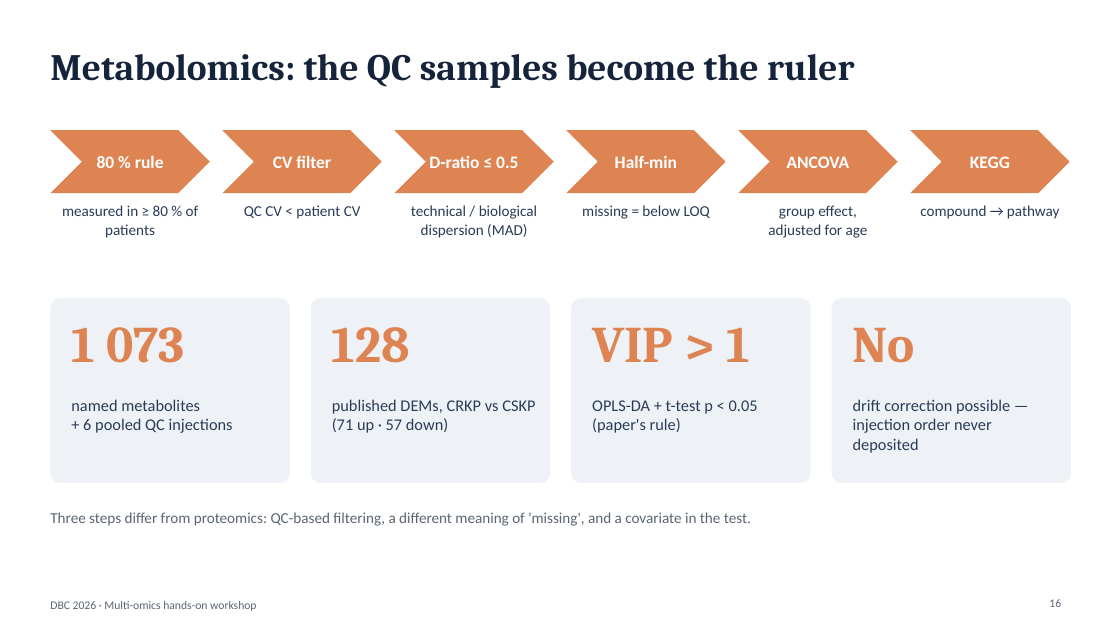
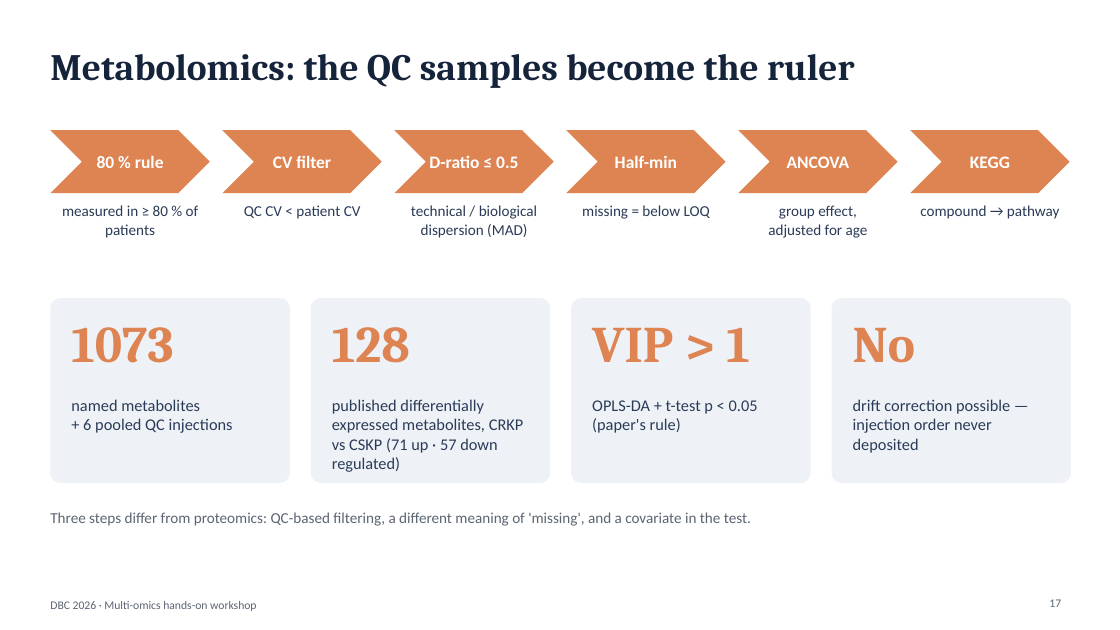
Before and after one commit to biosustain/dsp_multiomics_workshop, a slide deck: slide 17 of slides/01_workshop_introduction.pptx (slide 16 before the commit). Drawn at 1120x630 pixels with LibreOffice and Linux fonts; fonts in the diff are those of the drawing. Boxes give left, top, right and bottom in pixels: in the first picture for what was removed or moved away, otherwise in the second. Text is boxed around its words. In the diff, an @@ line names an element or a change of style, - is before the commit and + after.

```diff
--- a/slides/01_workshop_introduction.pptx
+++ b/slides/01_workshop_introduction.pptx
@@ text at [71,327,173,363]: spaces changed @@
-1 073
+1073
@@ text at [332,399,524,472]: text changed @@
-published DEMs, CRKP vs CSKP
-(71 up · 57 down)
+published differentially expressed metabolites, CRKP vs CSKP (71 up · 57 down regulated)
@@ page number at [1049,599,1061,607]: text changed @@
-16
+17
```
Also in this commit, not shown: 15 other slides changed, 9 slides added, 2 slides removed, 1 other file.
